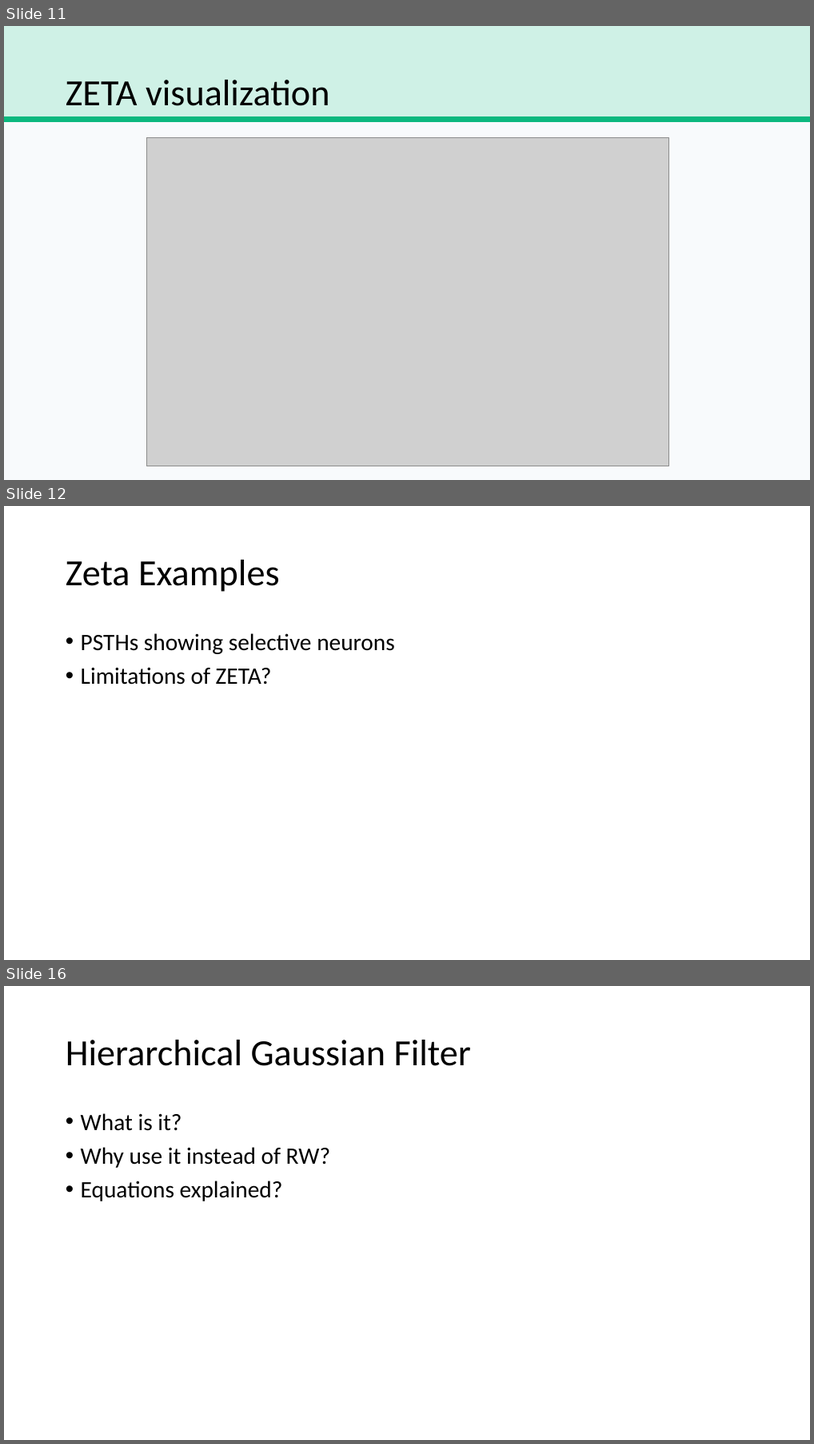
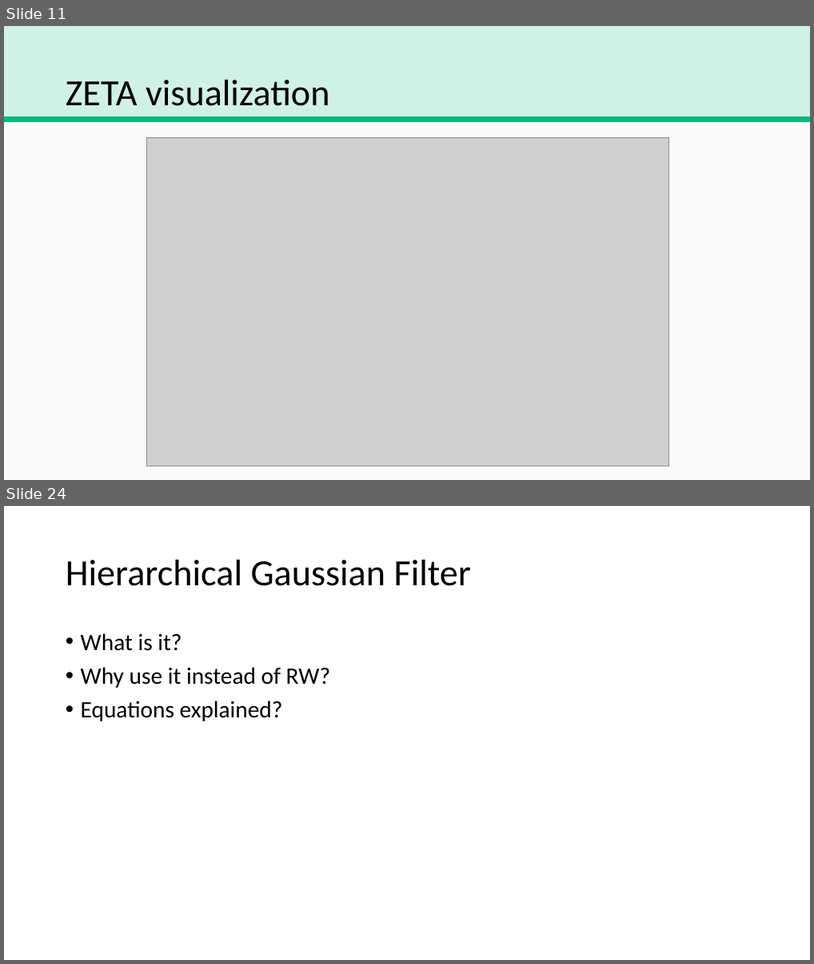
Before and after one commit to trNk27/Human_Data_Exploration, a slide deck: presentation/Prototype.pptx. Shown one above the other, each under a label of ours: slides 11, 12 and 16 before the commit, slides 11 and 24 after it; the slides between them are not shown. The pictures are 814x1444 and 814x964 pixels, drawn with LibreOffice and Linux fonts; fonts in the diff are those of the drawing; grey boxes stand for pictures; background and template pictures are left out. Boxes give left, top, right and bottom in pixels: in the first picture for what was removed or moved away, otherwise in the second. Text is boxed around its words. In the diff, an @@ line names an element or a change of style, - is before the commit and + after.

```diff
--- a/presentation/Prototype.pptx
+++ b/presentation/Prototype.pptx
@@ slide 12 removed at (x1=4, y1=506, x2=810, y2=960), background picture (left out) @@
@@ title removed at (x1=66, y1=560, x2=280, y2=592) @@
-Zeta Examples
@@ text removed at (x1=81, y1=633, x2=395, y2=684) @@
-• PSTHs showing selective neurons
-• Limitations of ZETA?
@@ what was slide 16 is now slide 24 @@
```
Also in this commit, not shown: 2 slides changed, 12 slides added, 3 other slides removed, 30 other files.
